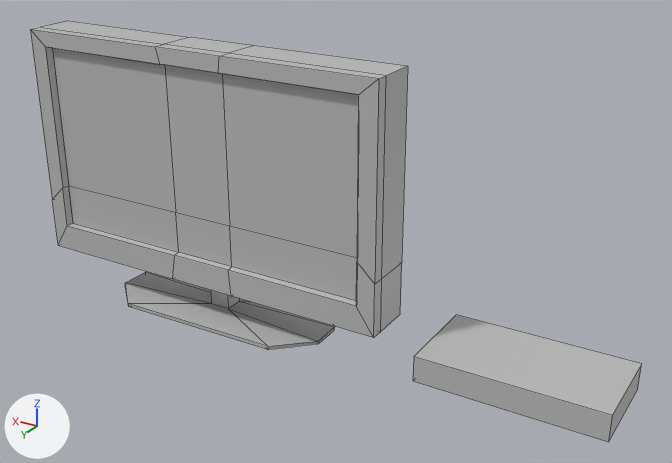
What one commit did to the FBX model project4/Content/Geometry/Meshes/Import/tv.fbx.
The view is the same before and after, from a camera (50 mm lens) standing at (-0.0536, 0.0666, 0.0823) and looking at (-0.0129, -0.0014, 0.0483). The axes (+X, +Y, +Z) are drawn at lower left. The lights are the same throughout. Mesh edges are drawn as thin lines. Where no turn or scale is listed for an object, it has been applied to the vertices.

The older version as bpy lines, for what is in view:
```python
me_mesh = bpy.data.meshes.new('Mesh')
me_mesh.from_pydata(...)  # 86 vertices, 88 faces; spans x -0.0194..0.0194, y -0.0057..0.0044, z -0.0161..0.0111
me_mesh.materials.append(mat_lambert1)  # grey #bcbcbc
me_mesh_001 = bpy.data.meshes.new('Mesh.001')
me_mesh_001.from_pydata(...)  # a box spanning x -0.0087..0.0087, y -0.0045..0.0045, z -0.001..0.0015
me_mesh_001.materials.append(mat_lambert1)  # grey #bcbcbc
ob_pcube1 = bpy.data.objects.new('pCube1', me_mesh)
ob_pcube1.location = (0.0, 0.0, 0.05338)
ob_pcube2 = bpy.data.objects.new('pCube2', me_mesh_001)
ob_pcube2.location = (-0.03167, -0.00239, 0.03835)
```
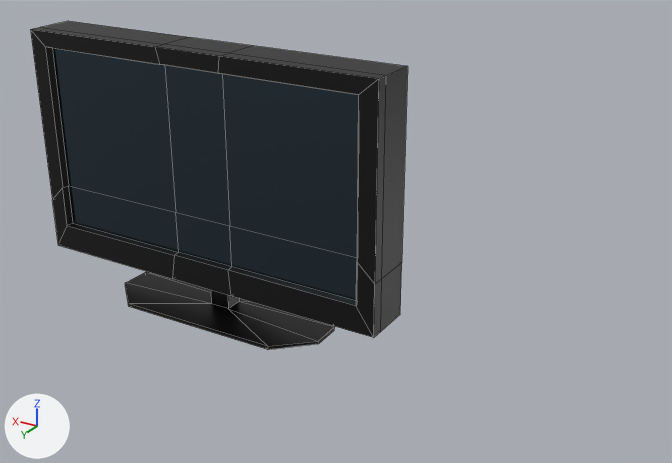
Location of each change, [x1, y1, x2, y2] in pixels of the pictures (672 x 463 px):
'pCube1', recoloured, surface changed
    both: [31, 21, 408, 350]
'pCube2', deleted
    before: [413, 315, 641, 442]

Patch to the scene script:
```diff
--- a/project4/Content/Geometry/Meshes/Import/tv.fbx.py
+++ b/project4/Content/Geometry/Meshes/Import/tv.fbx.py
@@ img_initialshadinggroup_roughness_png @@
+img_initialshadinggroup_roughness_png = load_image('initialShadingGroup_Roughness.png', '_unpacked/initialShadingGroup_Roughness.png', 2048, 2048, 'Non-Color')
@@ img_initialshadinggroup_base_color_png @@
+img_initialshadinggroup_base_color_png = load_image('initialShadingGroup_Base_Color.png', '_unpacked/initialShadingGroup_Base_Color.png', 2048, 2048, 'sRGB')
@@ img_initialshadinggroup_metallic_png @@
+img_initialshadinggroup_metallic_png = load_image('initialShadingGroup_Metallic.png', '_unpacked/initialShadingGroup_Metallic.png', 2048, 2048, 'Non-Color')
@@ mat_aistandardsurface2 @@
+mat_aistandardsurface2 = bpy.data.materials.new('aiStandardSurface2')
+# uses the picture img_initialshadinggroup_base_color_png
+# uses the picture img_initialshadinggroup_metallic_png
+# uses the picture img_initialshadinggroup_roughness_png
@@ me_mesh @@
 me_mesh.from_pydata(...)  # 86 vertices, 88 faces; spans x -0.0194..0.0194, y -0.0057..0.0044, z -0.0161..0.0111
 # used by ob_pcube1; location = (0.0, 0.0, 0.05338)
-me_mesh.materials.append(mat_lambert1)  # grey #bcbcbc
+# me_mesh part 1: texture (UV) coordinates of 88 of 88 faces, centred in x -0.0194..0.0194, y -0.0057..0.0043, z -0.0161..0.0111, changed; they spanned u 0.34..0.63, v 0.0..1.0 and now span u 0.0..0.95, v 0.0..1.0
+me_mesh.materials.append(mat_aistandardsurface2)
@@ ob_pcube2 @@
-ob_pcube2 = bpy.data.objects.new('pCube2', me_mesh_001)
-ob_pcube2.location = (-0.03167, -0.00239, 0.03835)
```
